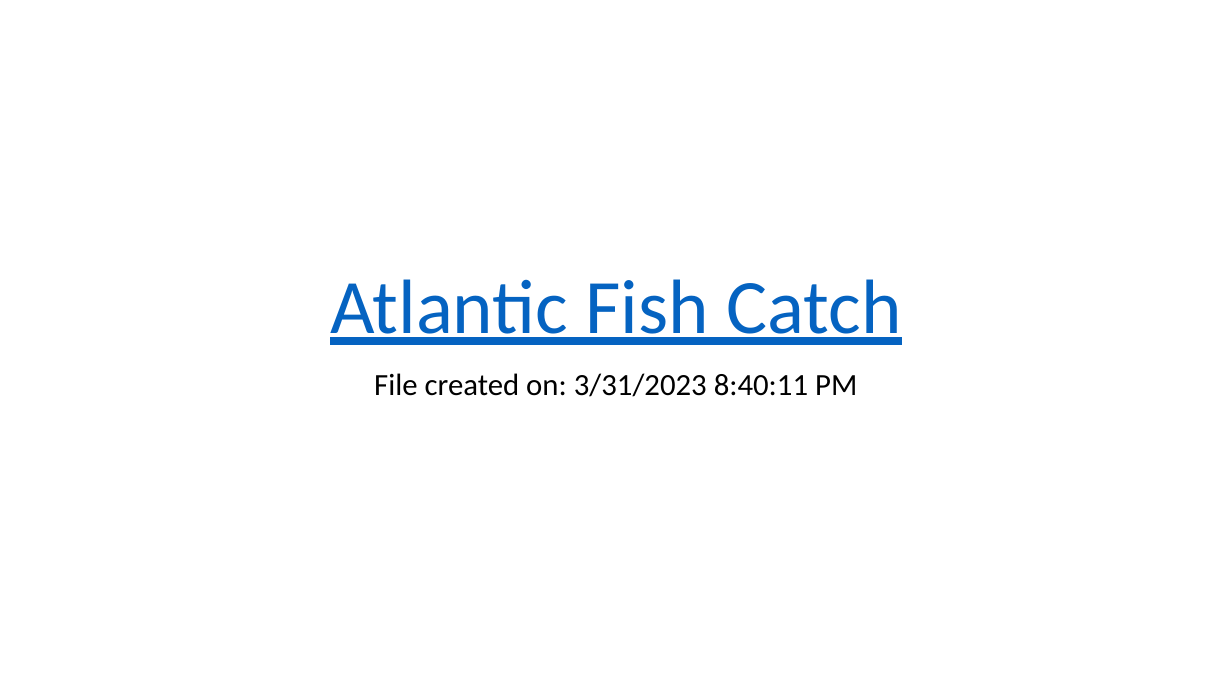
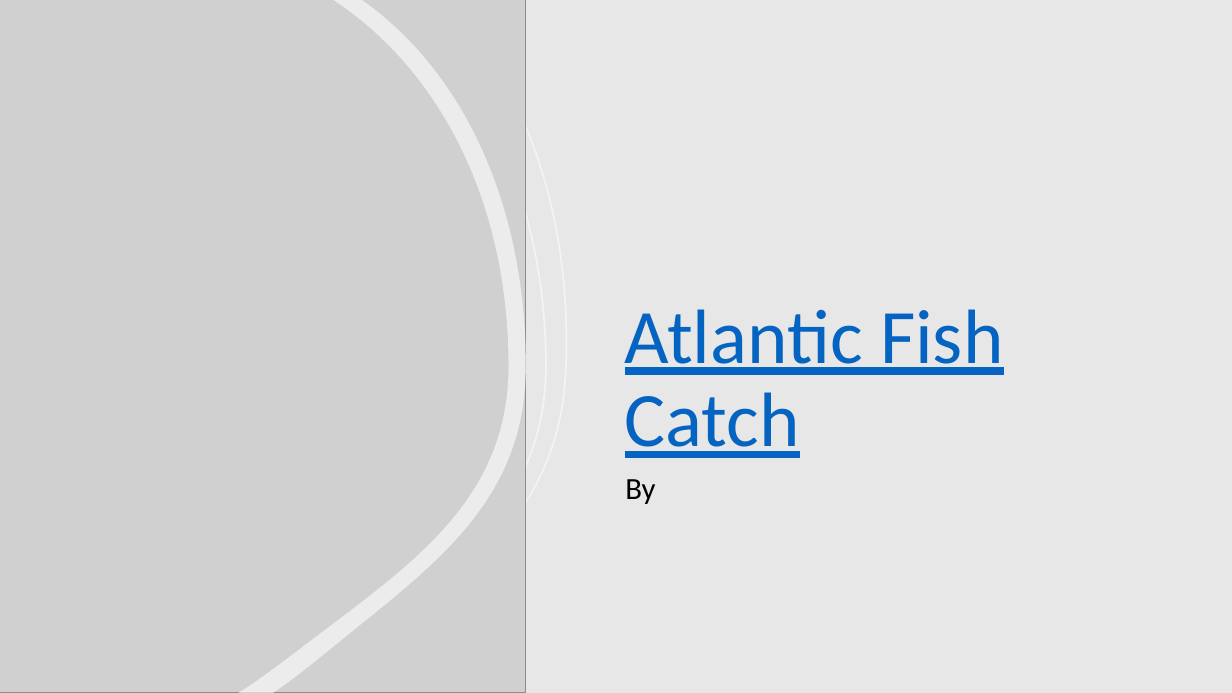
Before and after one commit to vmantillacolon85/modules, a slide deck: slide 1 of Atlantic Fish Catch.pptx. Drawn at 1232x693 pixels with LibreOffice and Linux fonts; fonts in the diff are those of the drawing; grey boxes stand for pictures. Boxes give left, top, right and bottom in pixels: in the first picture for what was removed or moved away, otherwise in the second. Text is boxed around its words. In the diff, an @@ line names an element or a change of style, - is before the commit and + after.

```diff
--- a/Atlantic Fish Catch.pptx
+++ b/Atlantic Fish Catch.pptx
@@ rectangle added at (0, 0, 1232, 693), fill #E9E7E7 @@
@@ picture added at (0, 0, 526, 693) @@
@@ freeform shape added at (238, 0, 526, 693), fill #FFFFFF at 60% opacity @@
@@ freeform shape added at (296, 0, 547, 693), fill #FFFFFF at 50% opacity @@
@@ freeform shape added at (311, 0, 567, 693), fill #FFFFFF at 50% opacity @@
@@ title "Atlantic Fish Catch": place and size @@
-title "Atlantic Fish Catch" at (330, 279, 901, 345)
+title "Atlantic Fish Catch" at (625, 309, 1004, 458)
@@ title "Atlantic Fish Catch" at (625, 309, 1004, 458): alignment centre to left @@
@@ subtitle removed at (374, 373, 857, 397) @@
-File created on: 3/31/2023 8:40:11 PM
@@ subtitle added at (625, 479, 655, 504), 24 pt, text #000000 @@
+By
```
Also in this commit, not shown: 9 slides added, 1 slide removed.
